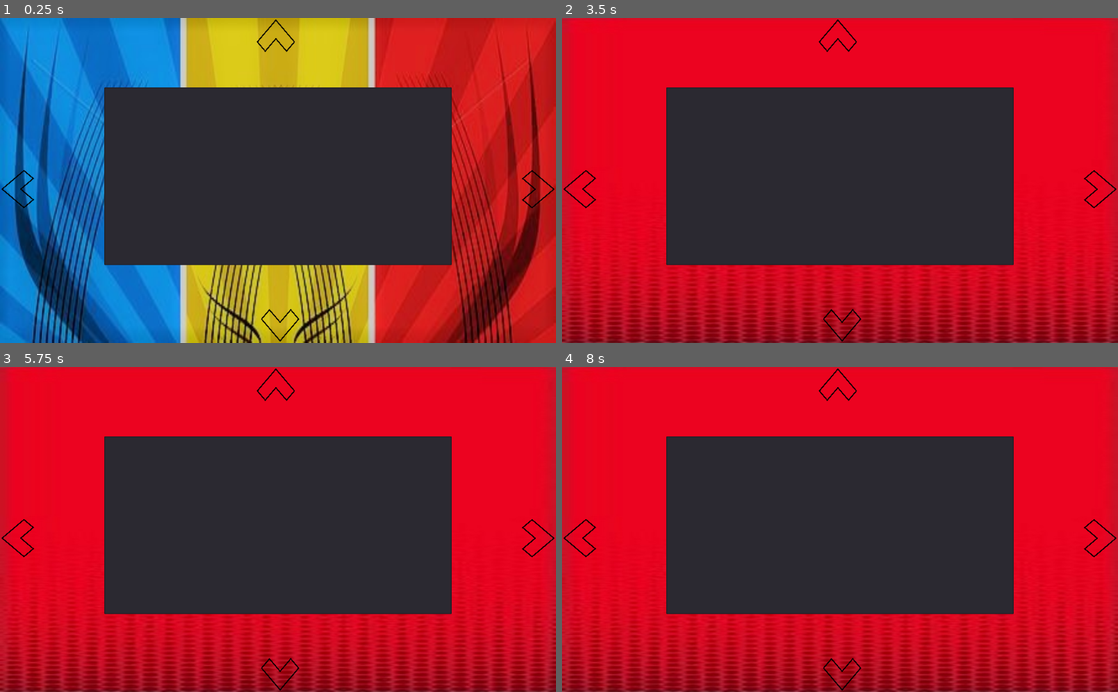
Above: before the commit, frames 1-4 (two rows, left to right).
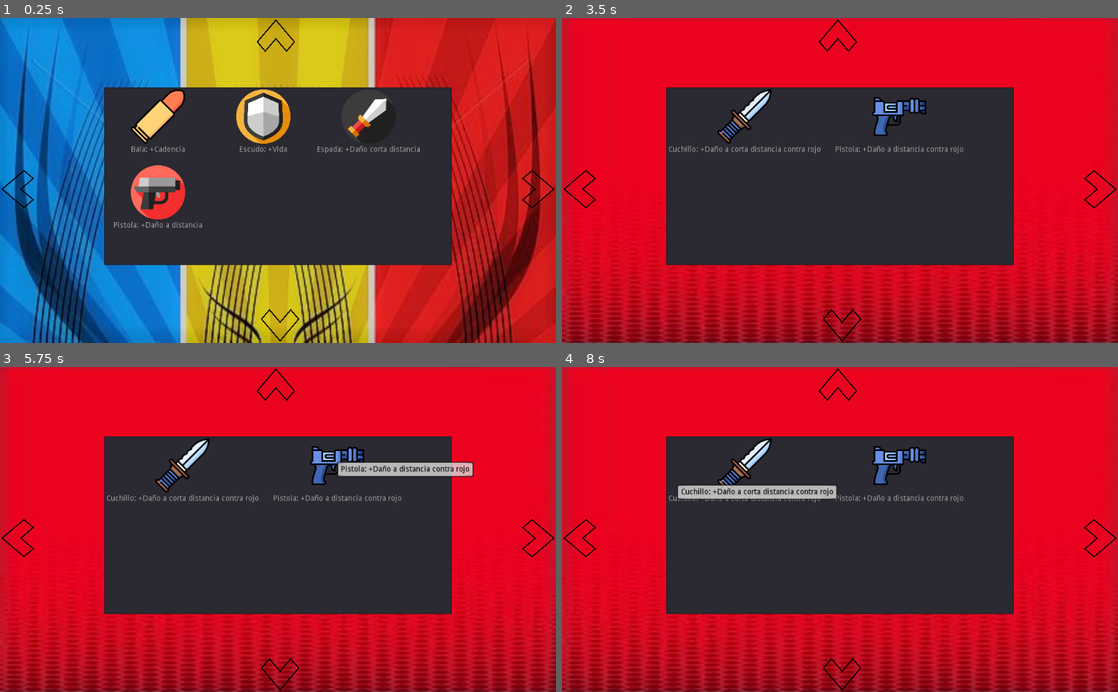
Above: after the commit, the same moments.

Repository: JuanG10/boss
Game: Godot game, scene res://UpgradeScreen/UpgradeWindow.tscn
The game is run twice, just before and just after one commit, with the same random seed, the same clock (stepped at 60 frames per second) and the same inputs. The project has no main scene, so this scene is started directly.
Inputs (mouse positions are in pixels of both pictures, inside the frame that each line leads up to):
- Up to frame 1 (0.25 s): no input
- Up to frame 2 (3.5 s): click (578, 190) at 0.5 s; click (1101, 190) at 1.25 s; click (840, 326) at 2 s; click (840, 34) at 2.75 s
- Up to frame 3 (5.75 s): tap Enter (ui_accept) at 3.5, 3.77, 4.25, 4.52, 5 s; move the mouse to (400, 513) at 3.52 s; hold Right (ui_right) 3.53-4.28 s; tap E (next_color) at 3.6, 4.35, 5.1 s; move the mouse to (166, 545) at 4.27 s; hold Down (ui_down) 4.28-5.03 s; move the mouse to (333, 458) at 5.02 s; hold Right (ui_right) from 5.03 s (still down)
- Up to frame 4 (8 s): move the mouse to (812, 594) at 5.77 s; release Right (ui_right) at 5.78 s; hold Up (ui_up) 5.78-6.53 s; tap E (next_color) at 5.85, 6.6, 7.35 s; tap Enter (ui_accept) at 6.02, 6.5, 6.77, 7.25, 7.52 s; move the mouse to (1006, 578) at 6.52 s; hold Left (ui_left) from 6.53 s (still down); move the mouse to (673, 480) at 7.27 s

The runs differ from the first frame. In frame 1, 3.6% of the frame differs, in the area x 20-76%, y 22-65%; in frame 2, 1.5%; in frame 3, 2.5%; in frame 4, 2.5%.

Commit message:
finalizadaDemoDeVentanaDeMejoras

Diff:
--- a/UpgradeScreen/UpgradePanel.tscn
+++ b/UpgradeScreen/UpgradePanel.tscn
@@ -1,6 +1,7 @@
-[gd_scene load_steps=3 format=2]
+[gd_scene load_steps=4 format=2]
 
 [ext_resource path="res://UpgradeScreen/Pannels.gd" type="Script" id=1]
+[ext_resource path="res://UpgradeScreen/upgrade_list.gd" type="Script" id=2]
 [ext_resource path="res://Iconos/Flecha.png" type="Texture" id=3]
 
 [node name="Panel" type="Panel"]
@@ -11,14 +12,16 @@
 "_edit_use_anchors_": false
 }
 
-[node name="ItemList" type="ItemList" parent="."]
+[node name="upgrade_list" type="ItemList" parent="."]
 margin_left = 192.0
 margin_top = 128.0
 margin_right = 832.0
 margin_bottom = 456.0
-select_mode = 1
+max_text_lines = 2
 max_columns = 4
+same_column_width = true
 icon_mode = 0
+script = ExtResource( 2 )
 __meta__ = {
 "_edit_use_anchors_": false
 }
--- a/UpgradeScreen/UpgradeWindow.gd
+++ b/UpgradeScreen/UpgradeWindow.gd
@@ -39,7 +39,6 @@
 	actualPanel.show_behind_parent = true
 	_add_actual_panel()
 	emit_signal("start_animation")
-	print(actualPanel)
 
 func _add_actual_panel()->void:
 	get_node("/root/UpgradeWindow").add_child(actualPanel)
--- /dev/null
+++ b/UpgradeScreen/upgrade_list.gd
@@ -0,0 +1,30 @@
+extends ItemList
+
+onready var parent_name = get_parent().name
+const ICON_SIZE = Vector2(100,100)
+
+# Iconos. Hardcodeado por ahora.
+const BASE = {
+	bala = preload("res://Iconos/bala_base.png"),
+	escudo = preload("res://Iconos/defensa_base.png"),
+	espada = preload("res://Iconos/espada_base.png"),
+	pistola = preload("res://Iconos/pistola_base.png")
+}
+const GREEN = {
+	cuchillo = preload("res://Iconos/cuchillo_azul-violeta.png"),
+	pistola = preload("res://Iconos/pistola_azul-violeta.png")
+}
+
+func _ready():
+	set_fixed_icon_size(ICON_SIZE)
+	if parent_name == "BasePanel":
+		add_item("Bala: +Cadencia", BASE.bala)
+		add_item("Escudo: +Vida", BASE.escudo)
+		add_item("Espada: +Daño corta distancia", BASE.espada)
+		add_item("Pistola: +Daño a distancia", BASE.pistola)
+	elif parent_name == "RedPanel":
+		add_item("Cuchillo: +Daño a corta distancia contra rojo", GREEN.cuchillo)
+		add_item("Pistola: +Daño a distancia contra rojo", GREEN.pistola)
+	elif parent_name == "GreenPanel":
+		add_item("Cuchillo: +Daño a corta distancia contra verde", GREEN.cuchillo)
+		add_item("Pistola: +Daño a distancia contra verde", GREEN.pistola)
